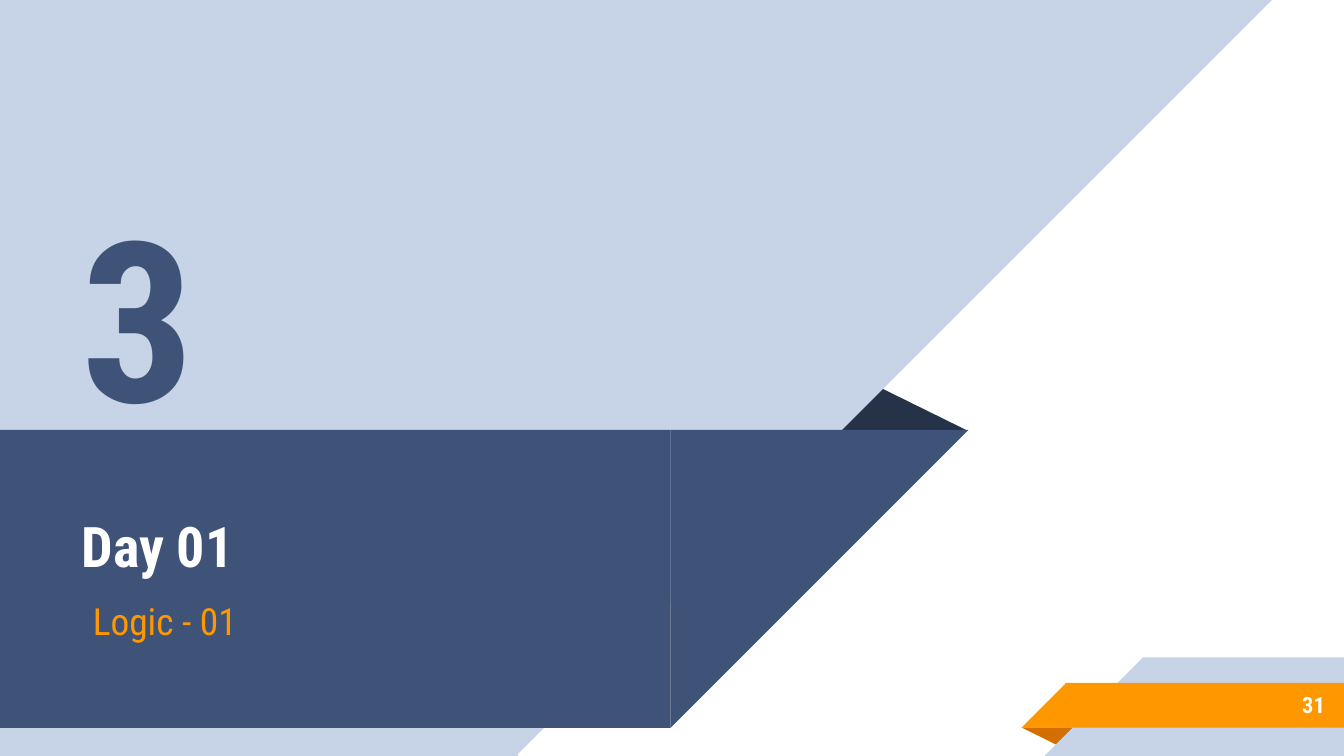
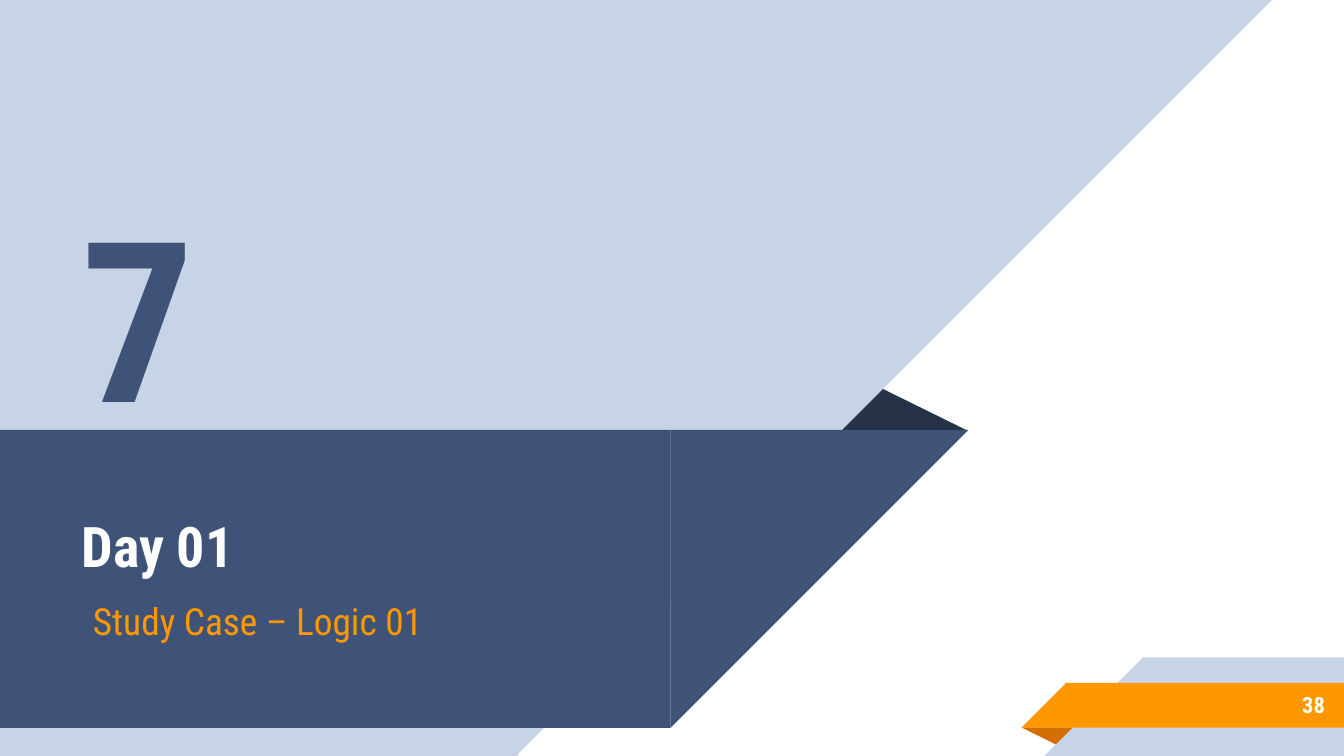
Before and after one commit to aronipurwanto/materi-xa, a slide deck: slide 38 of java-logic/Slide-Java-Logic-01.pptx (slide 31 before the commit). Drawn at 1344x756 pixels with LibreOffice and Linux fonts; fonts in the diff are those of the drawing. Boxes give left, top, right and bottom in pixels: in the first picture for what was removed or moved away, otherwise in the second. Text is boxed around its words. In the diff, an @@ line names an element or a change of style, - is before the commit and + after.

```diff
--- a/java-logic/Slide-Java-Logic-01.pptx
+++ b/java-logic/Slide-Java-Logic-01.pptx
@@ text at [82, 243, 195, 454]: text changed @@
-3
+7
@@ subtitle at [93, 607, 422, 643]: text changed @@
-Logic - 01
+Study Case – Logic 01
@@ page number at [1302, 697, 1325, 714]: text changed @@
-31
+38
```
Also in this commit, not shown: 12 other slides changed, 10 slides added, 1 slide removed, 3 other files.
